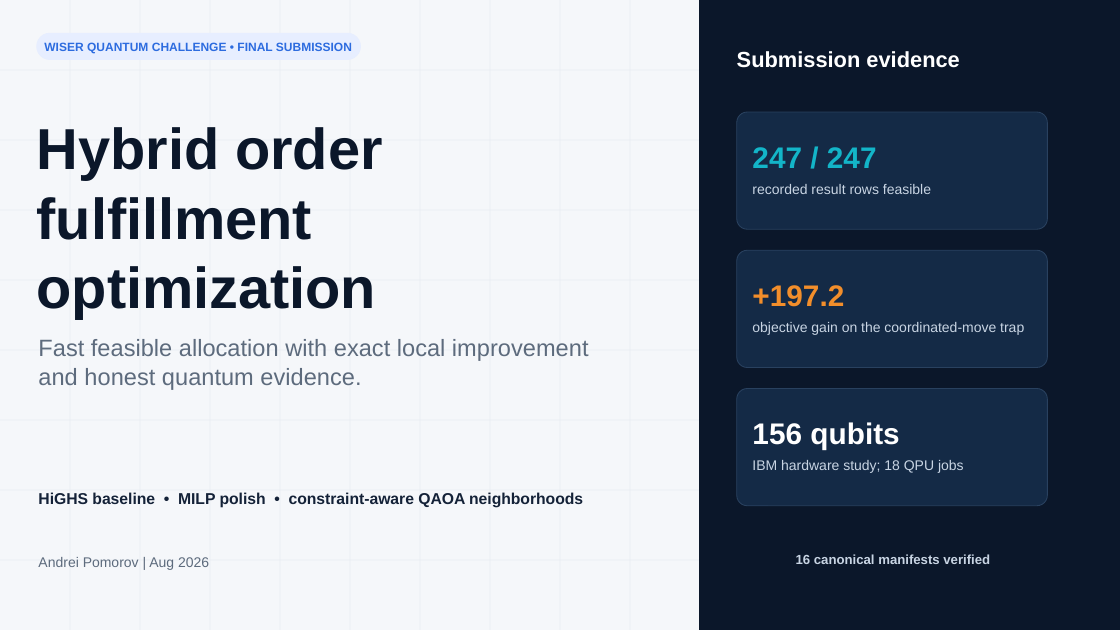
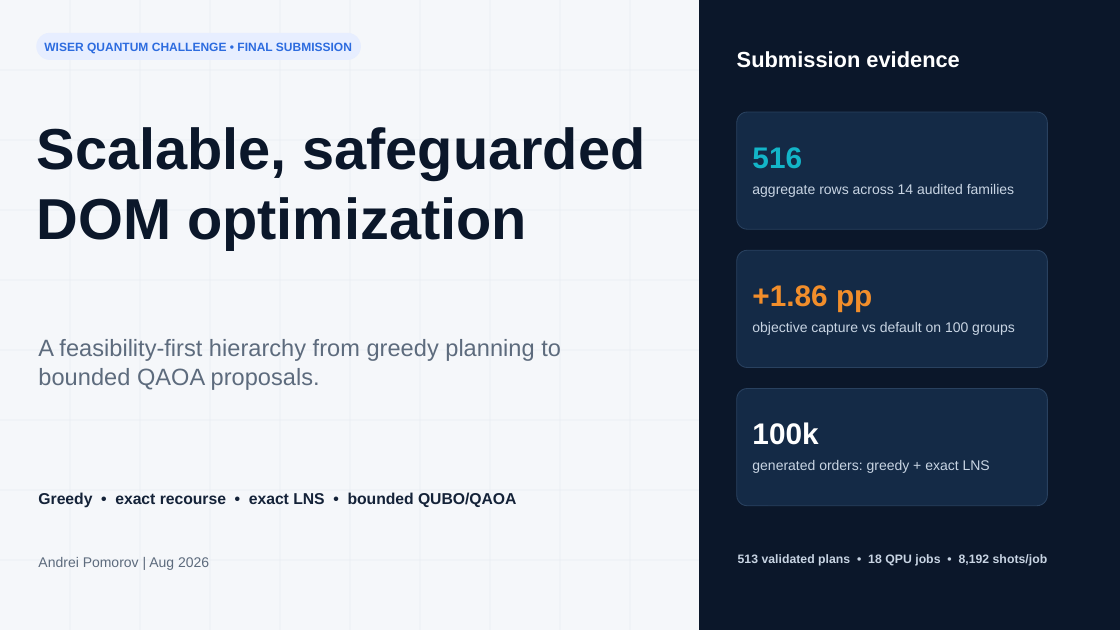
Before and after one commit to apomorovv/wiser-dom-optimization, a slide deck: slide 1 of reports/final_presentation.pptx. Drawn at 1120x630 pixels with LibreOffice and Linux fonts; fonts in the diff are those of the drawing. Boxes give left, top, right and bottom in pixels: in the first picture for what was removed or moved away, otherwise in the second. Text is boxed around its words. In the diff, an @@ line names an element or a change of style, - is before the commit and + after.

Commit message:
Finalize scalable solver submission with corrected report mathematics

```diff
--- a/reports/final_presentation.pptx
+++ b/reports/final_presentation.pptx
@@ text at bbox=[37, 127, 646, 249]: text changed @@
-Hybrid order
-fulfillment optimization
+Scalable, safeguarded
+DOM optimization
@@ text at bbox=[752, 147, 802, 168]: text changed @@
-247 / 247
+516
@@ text at bbox=[752, 184, 1014, 197]: text changed @@
-recorded result rows feasible
+aggregate rows across 14 audited families
@@ text at bbox=[752, 285, 872, 311]: text changed @@
-+197.2
++1.86 pp
@@ text at bbox=[752, 322, 1015, 335]: text changed @@
-objective gain on the coordinated-move trap
+objective capture vs default on 100 groups
@@ text at bbox=[38, 339, 561, 390]: text changed @@
-Fast feasible allocation with exact local improvement and honest quantum evidence.
+A feasibility-first hierarchy from greedy planning to bounded QAOA proposals.
@@ text at bbox=[752, 422, 818, 445]: text changed @@
-156 qubits
+100k
@@ text at bbox=[752, 460, 990, 473]: text changed @@
-IBM hardware study; 18 QPU jobs
+generated orders: greedy + exact LNS
@@ text at bbox=[38, 492, 516, 508]: text changed @@
-HiGHS baseline • MILP polish • constraint-aware QAOA neighborhoods
+Greedy • exact recourse • exact LNS • bounded QUBO/QAOA
@@ text at bbox=[738, 554, 1048, 566]: text changed; size 11.2 to 10.6 pt @@
-16 canonical manifests verified
+513 validated plans • 18 QPU jobs • 8,192 shots/job
```
Also in this commit, not shown: 6 other slides changed, 47 other files.
